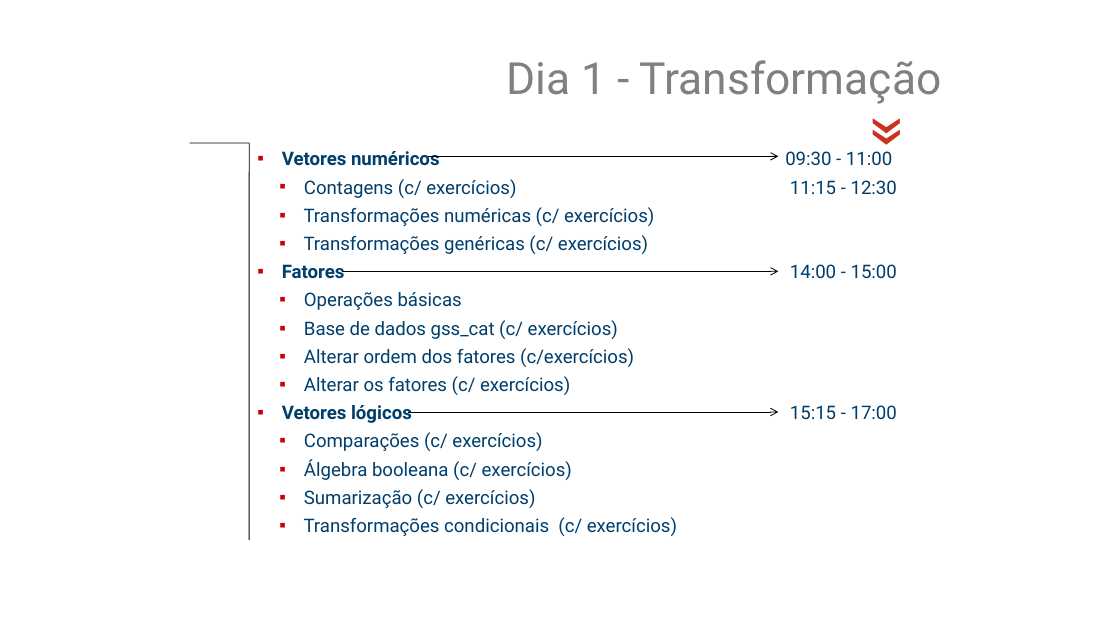
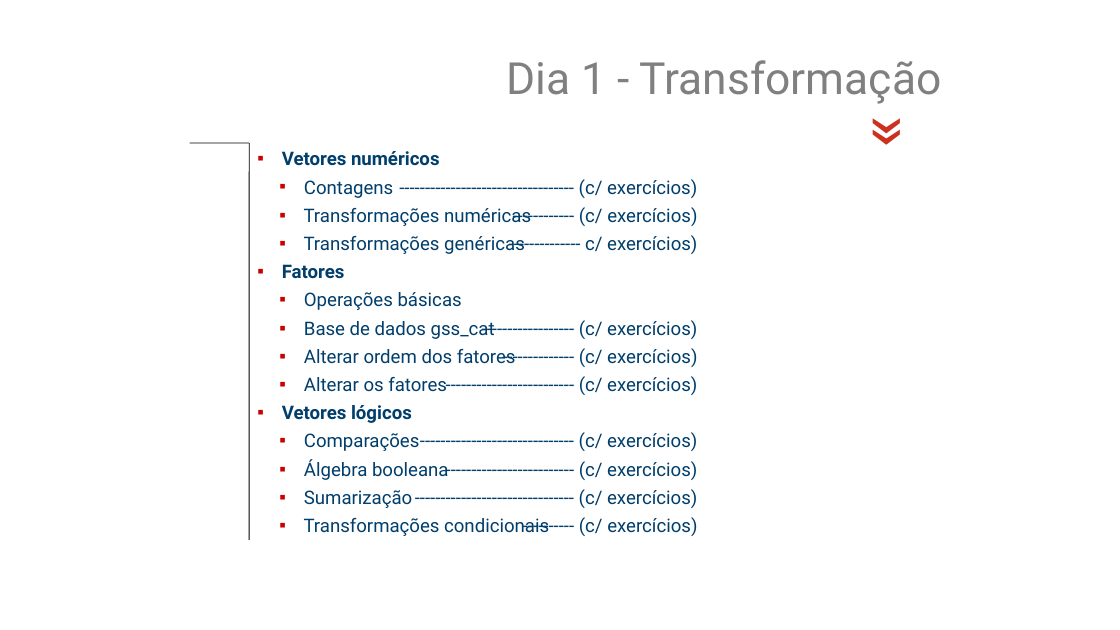
Before and after one commit to jsollari/DSR-II2026, a slide deck: slide 7 of docs/DSR-II2026_JL_slides.pptx. Drawn at 1120x630 pixels with LibreOffice and Linux fonts; fonts in the diff are those of the drawing; background and template pictures are left out. Boxes give left, top, right and bottom in pixels: in the first picture for what was removed or moved away, otherwise in the second. Text is boxed around its words. In the diff, an @@ line names an element or a change of style, - is before the commit and + after.

```diff
--- a/docs/DSR-II2026_JL_slides.pptx
+++ b/docs/DSR-II2026_JL_slides.pptx
@@ arrow removed from (428, 156) to (779, 156) @@
@@ text added at (x1=579, y1=179, x2=697, y2=536), 16 pt, text #003E6C @@
+---------------------------------- (c/ exercícios)
+------------ (c/ exercícios)
+-------------- c/ exercícios)
+------------------ (c/ exercícios)
+-------------- (c/ exercícios)
+------------------------- (c/ exercícios)
+------------------------------ (c/ exercícios)
+------------------------- (c/ exercícios)
+------------------------------- (c/ exercícios)
+---------- (c/ exercícios)
@@ text removed at (x1=785, y1=151, x2=897, y2=420) @@
-09:30 - 11:00
-11:15 - 12:30
-14:00 - 15:00
-15:15 - 17:00
@@ text at (x1=304, y1=180, x2=531, y2=254): text changed @@
-  ▪ Contagens (c/ exercícios)
-  ▪ Transformações numéricas (c/ exercícios)
-  ▪ Transformações genéricas (c/ exercícios)
+  ▪ Contagens
+  ▪ Transformações numéricas
+  ▪ Transformações genéricas
@@ arrow removed from (342, 271) to (779, 271) @@
@@ text at (x1=304, y1=321, x2=516, y2=391): text changed @@
-  ▪ Base de dados gss_cat (c/ exercícios)
-  ▪ Alterar ordem dos fatores (c/exercícios)
-  ▪ Alterar os fatores (c/ exercícios)
+  ▪ Base de dados gss_cat
+  ▪ Alterar ordem dos fatores
+  ▪ Alterar os fatores
@@ arrow removed from (408, 412) to (779, 412) @@
@@ text at (x1=304, y1=433, x2=549, y2=536): text changed @@
-  ▪ Comparações (c/ exercícios)
-  ▪ Álgebra booleana (c/ exercícios)
-  ▪ Sumarização (c/ exercícios)
-  ▪ Transformações condicionais (c/ exercícios)
+  ▪ Comparações
+  ▪ Álgebra booleana
+  ▪ Sumarização
+  ▪ Transformações condicionais
```
Also in this commit, not shown: 15 other slides changed, 33 other files.
